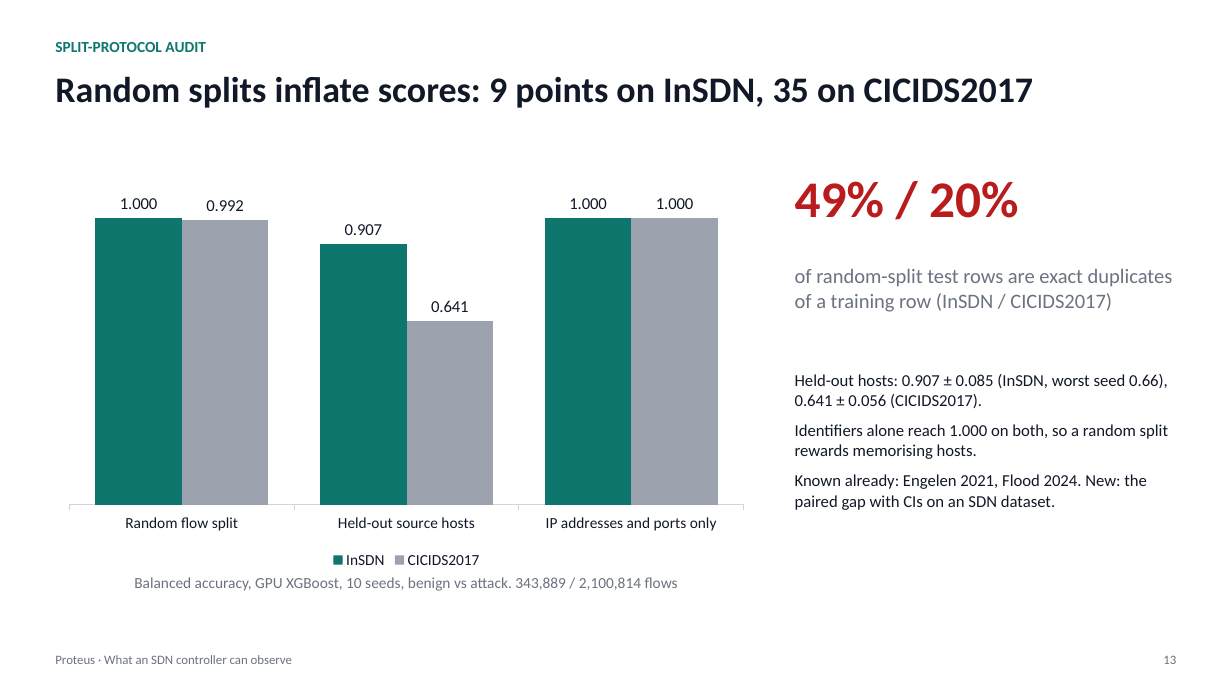
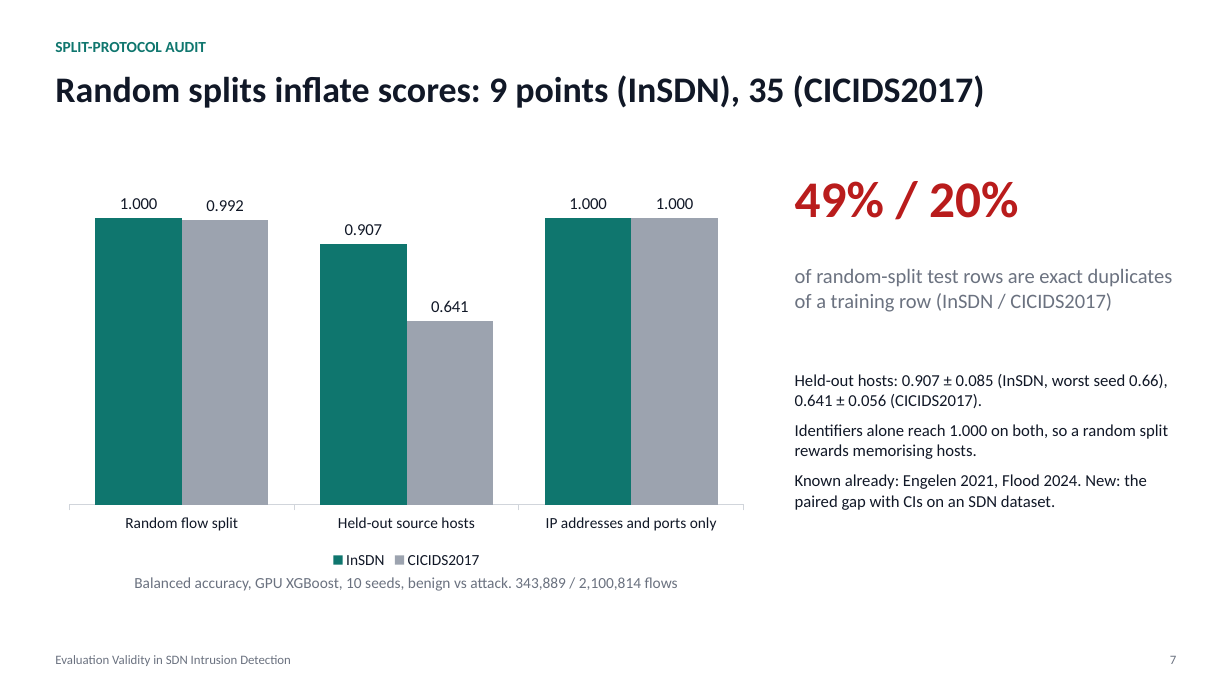
Before and after one commit to adhyan-jain/Proteus, a slide deck: slide 7 of research/insdn_controller/PRESENTATION.pptx (slide 13 before the commit). Drawn at 1232x693 pixels with LibreOffice and Linux fonts; fonts in the diff are those of the drawing. Boxes give left, top, right and bottom in pixels: in the first picture for what was removed or moved away, otherwise in the second. Text is boxed around its words. In the diff, an @@ line names an element or a change of style, - is before the commit and + after.

```diff
--- a/research/insdn_controller/PRESENTATION.pptx
+++ b/research/insdn_controller/PRESENTATION.pptx
@@ text at bbox=[55, 75, 985, 108]: text changed @@
-Random splits inflate scores: 9 points on InSDN, 35 on CICIDS2017
+Random splits inflate scores: 9 points (InSDN), 35 (CICIDS2017)
@@ text at bbox=[55, 655, 291, 666]: text changed @@
-Proteus · What an SDN controller can observe
+Evaluation Validity in SDN Intrusion Detection
@@ text at bbox=[1170, 656, 1176, 664]: text changed @@
-13
+7
```
Also in this commit, not shown: 9 other slides changed, 4 slides added, 8 slides removed, 1 other file.
